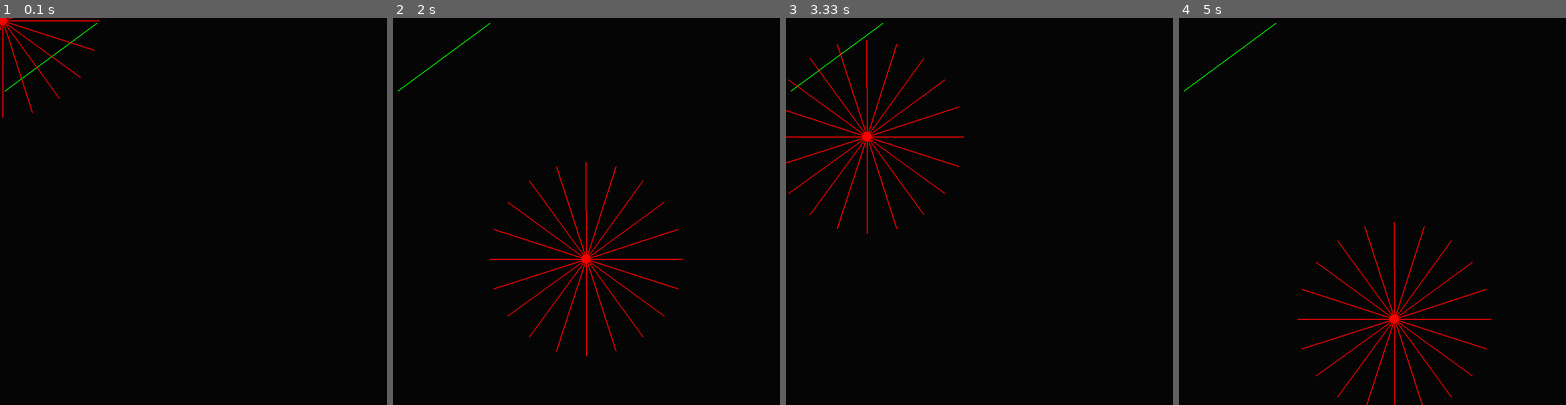
Above: before the commit, frames 1-4 (left to right).
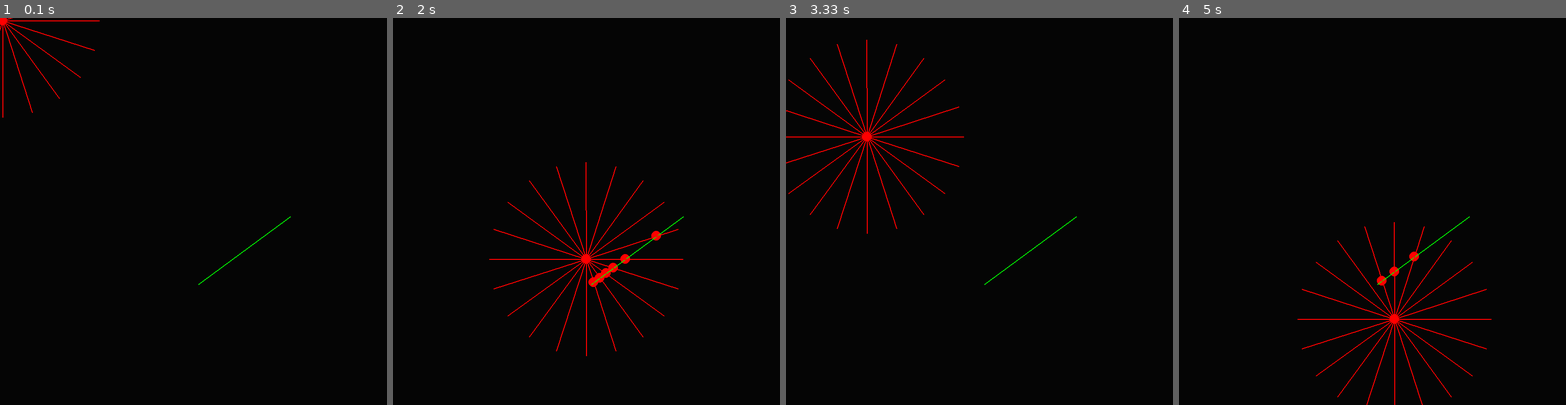
Above: after the commit, the same moments.

Repository: hippyclipper/pygame_graphics
Game: pygame game, started from src/rayCast.py
The game is run twice, just before and just after one commit, with the same random seed, the same clock (stepped at 60 frames per second) and the same inputs.
Inputs (mouse positions are in pixels of both pictures, inside the frame that each line leads up to):
- Up to frame 1 (0.1 s): no input
- Up to frame 2 (2 s): click (586, 211) at 0.38 s; click (625, 296) at 0.72 s; click (729, 346) at 1.05 s; click (493, 134) at 1.38 s; click (586, 257) at 1.72 s
- Up to frame 3 (3.33 s): click (925, 130) at 2.05 s; click (1114, 312) at 2.38 s; click (855, 250) at 2.72 s; click (867, 137) at 3.05 s
- Up to frame 4 (5 s): click (1279, 281) at 3.38 s; click (1511, 300) at 3.72 s; click (1256, 354) at 4.05 s; click (1252, 234) at 4.38 s; click (1395, 319) at 4.72 s

The runs differ from the first frame. In frame 1, 0.1% of the frame differs, in the area x 1-76%, y 1-69%; in frame 2, 0.3%, in the area x 1-76%, y 1-70%; in frame 3, 0.1%; in frame 4, 0.2%.

Commit message:
working line segment intersection detection

Diff:
--- a/src/rayCast.py
+++ b/src/rayCast.py
@@ -100,9 +100,41 @@
 
 #=============================================================================
 
+def contact(wall, ray):
+    x1 = wall.x1
+    y1 = wall.y1
+
+    x2 = wall.x2
+    y2 = wall.y2
+
+    x3 = ray.x1
+    y3 = ray.y1
+
+    x4 = ray.x2
+    y4 = ray.y2
+
+    D = ((x1 - x2) * (y3-y4)) - ((y1 - y2) * (x3 - x4))
+
+    if D == 0:
+        return
+
+    t = (((x1-x3) * (y3-y4)) - ((y1-y3) * (x3-x4))) / D
+    u = (((x1-x3) * (y1-y2)) - ((y1-y3) * (x1-x2))) / D
+
+    if not (0 <= t <= 1 and 0 <= u <= 1):
+        return
+
+    Px = x1 + (t * (x2-x1))
+    Py = y1 + (t * (y2-y1))
+
+    pygame.draw.circle(screen, RED, (Px, Py), 10)
+
+#=============================================================================
+
 player = Player()
 walls = Walls()
-walls.addWall((10,150),(200, 10))
+offset =  height//2
+walls.addWall((10+offset,150+offset),(200+offset, 10+offset))
 
 #=============================================================================
 
@@ -112,7 +144,9 @@
     for event in pygame.event.get():
         if event.type == pygame.QUIT:
             done = True
-
+    for wall in walls.walls:
+        for ray in player.rays:
+            contact(ray, wall)
     walls.draw()
     player.update(x,y)
     player.draw()
